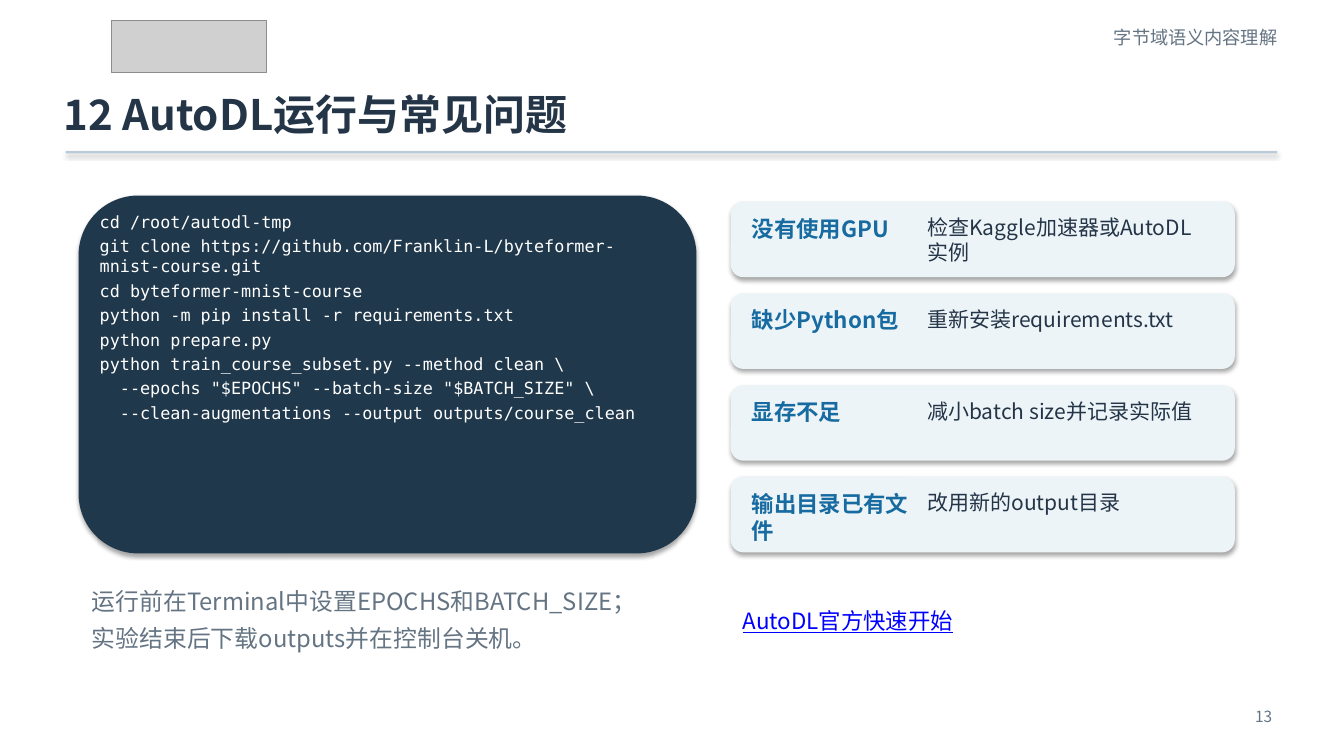
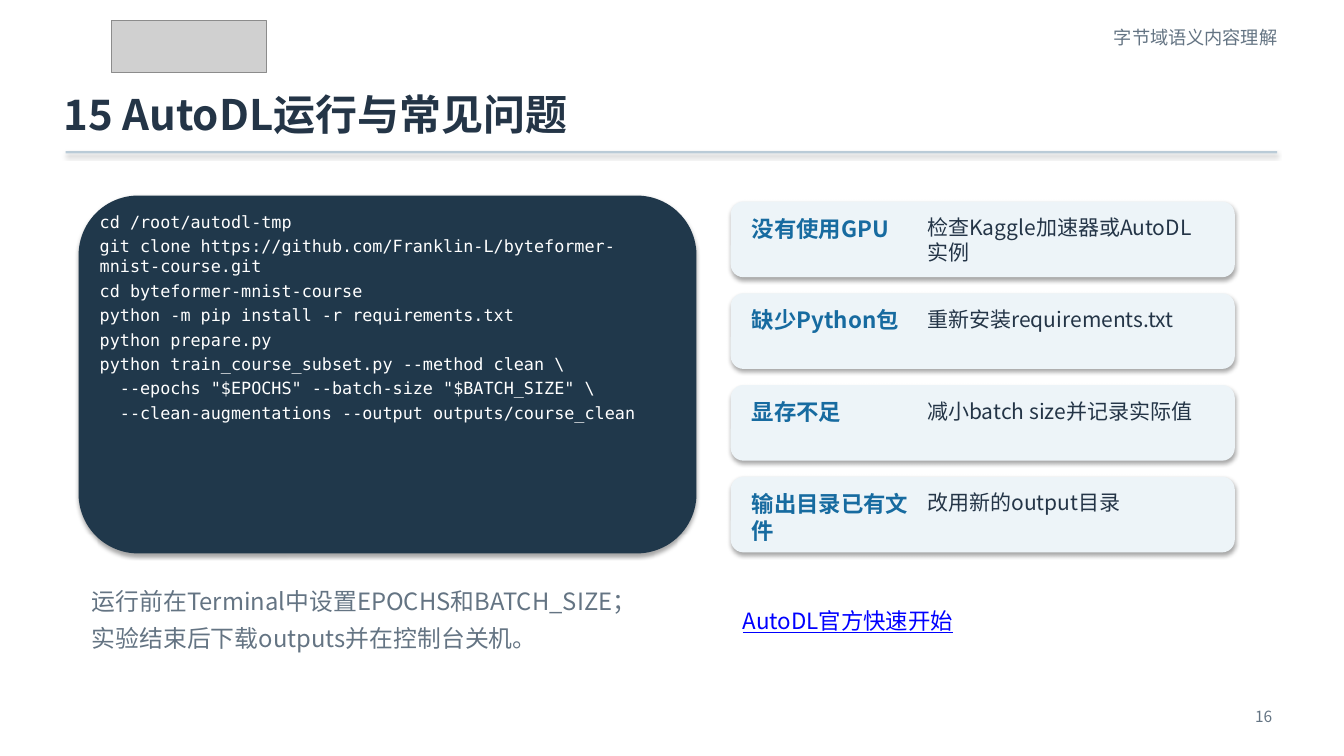
Before and after one commit to Franklin-L/byteformer-mnist-course, a slide deck: slide 16 of docs/ByteFormer_MNIST_零基础实验课.pptx (slide 13 before the commit). Drawn at 1344x756 pixels with LibreOffice and Linux fonts; fonts in the diff are those of the drawing; grey boxes stand for pictures. Boxes give left, top, right and bottom in pixels: in the first picture for what was removed or moved away, otherwise in the second. Text is boxed around its words. In the diff, an @@ line names an element or a change of style, - is before the commit and + after.

```diff
--- a/docs/ByteFormer_MNIST_零基础实验课.pptx
+++ b/docs/ByteFormer_MNIST_零基础实验课.pptx
@@ text at [63, 94, 568, 134]: text changed @@
-12 AutoDL运行与常见问题
+15 AutoDL运行与常见问题
@@ text at [1255, 710, 1272, 722]: text changed @@
-13
+16
```
Also in this commit, not shown: 13 other slides changed, 4 slides added, 1 slide removed, 9 other files.
